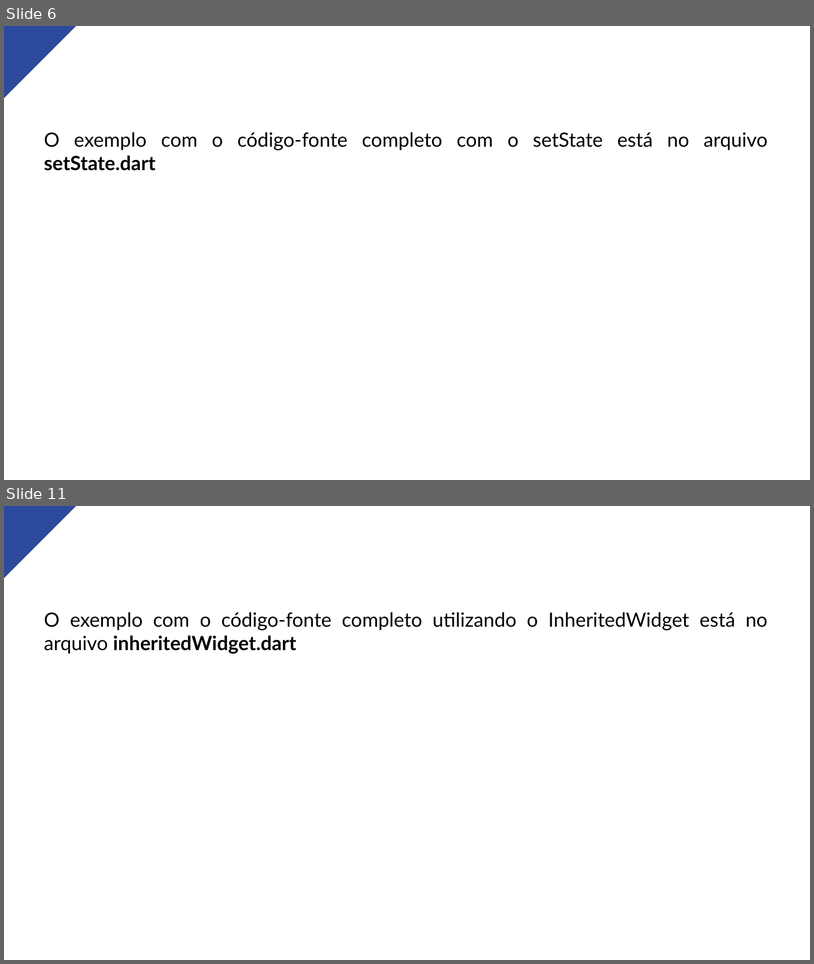
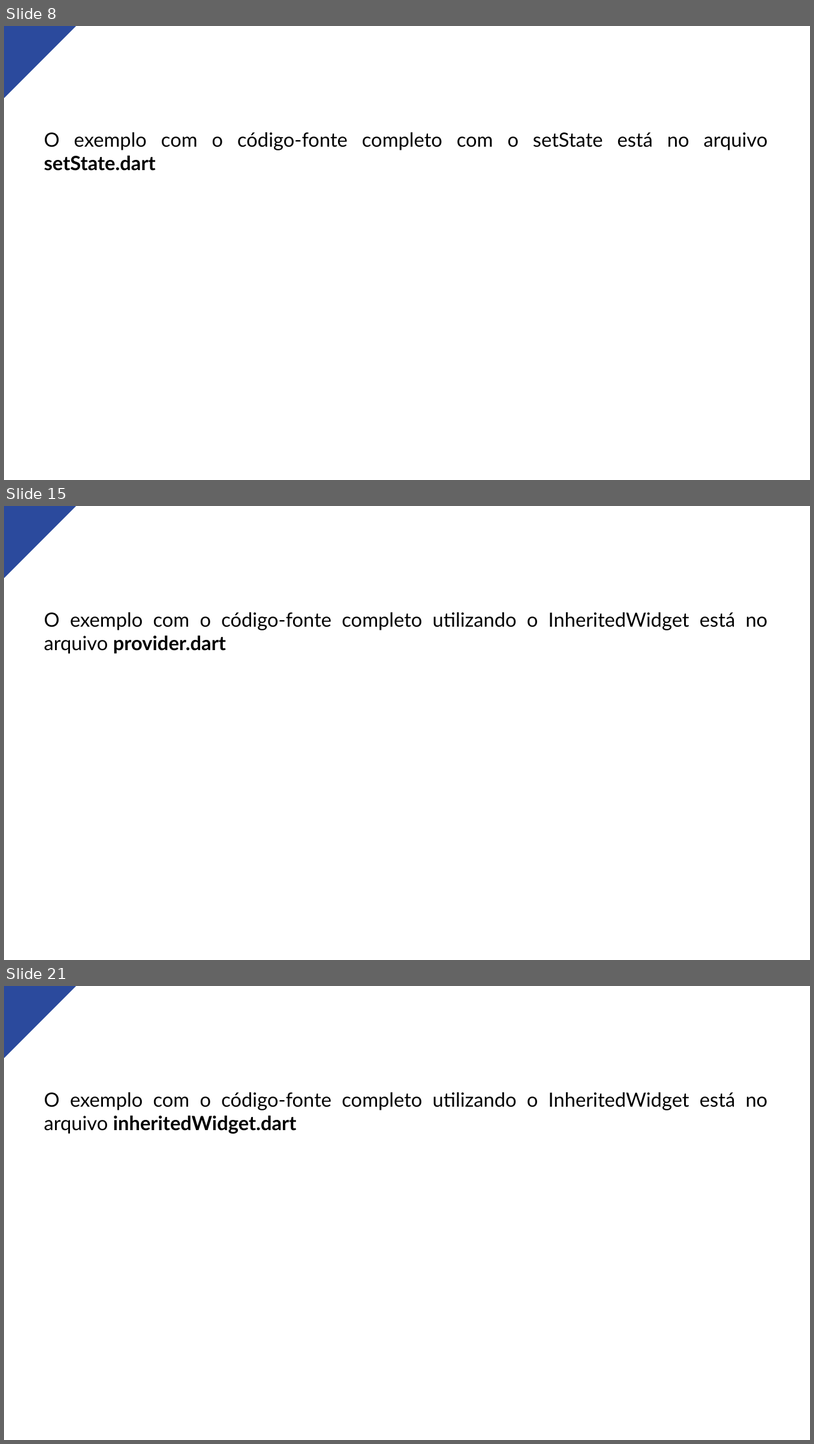
Before and after one commit to marcosdosea/TreinamentoFlutter, a slide deck: Aula11-Manipulação de Estados/Aula11-Manipulação de Estados.pptx. Shown one above the other, each under a label of ours: slides 6 and 11 before the commit, slides 8, 15 and 21 after it; the slides between them are not shown. The pictures are 814x964 and 814x1444 pixels, drawn with LibreOffice and Linux fonts; fonts in the diff are those of the drawing. Boxes give left, top, right and bottom in pixels: in the first picture for what was removed or moved away, otherwise in the second. Text is boxed around its words. In the diff, an @@ line names an element or a change of style, - is before the commit and + after.

```diff
--- a/Aula11-Manipulação de Estados/Aula11-Manipulação de Estados.pptx
+++ b/Aula11-Manipulação de Estados/Aula11-Manipulação de Estados.pptx
@@ slide 15 added at box(4, 506, 810, 960), background #FFFFFF @@
@@ freeform shape added at box(4, 506, 76, 578), fill #2B4A9D @@
@@ text added at box(44, 612, 768, 654), 35 pt, text #000000 @@
+O exemplo com o código-fonte completo utilizando o InheritedWidget está no arquivo provider.dart
@@ what was slide 6 is now slide 8 @@
@@ what was slide 11 is now slide 21 @@
```
Also in this commit, not shown: 9 slides changed, 9 other slides added, 1 other file.
